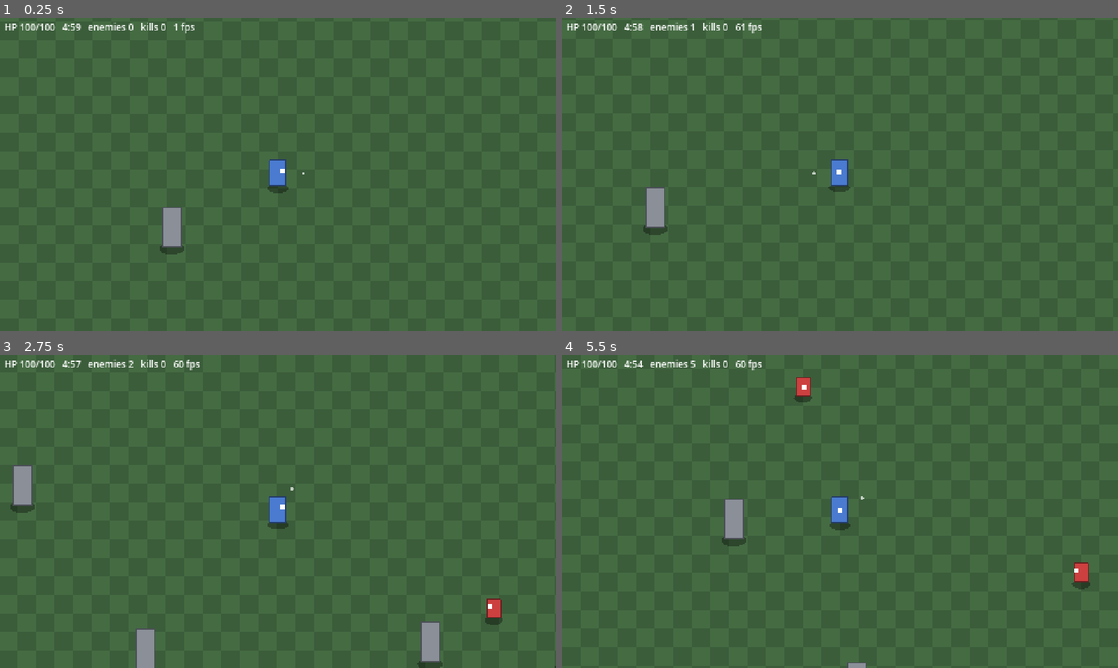
Above: before the commit, frames 1-4 (two rows, left to right).
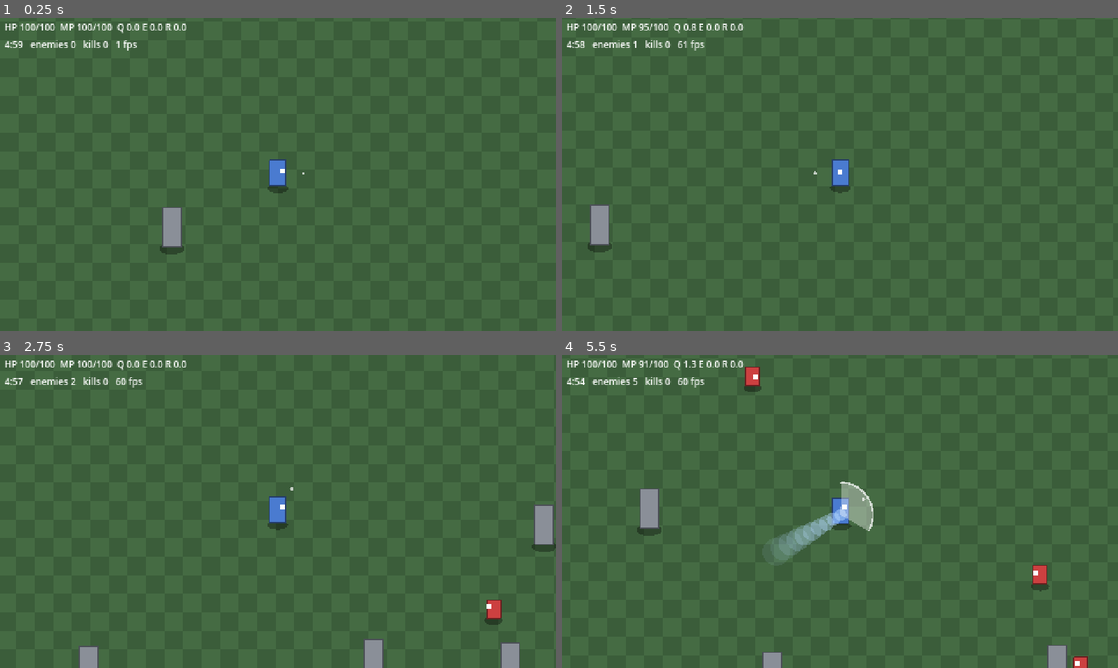
Above: after the commit, the same moments.

Repository: boki-io/game
Game: Godot game, scene res://scenes/main.tscn
Two runs of this game, one before a commit and one after it. Both use one fixed random seed, a clock stepped at 60 frames per second and the inputs below.
Inputs (mouse positions are in pixels of both pictures, inside the frame that each line leads up to):
- Up to frame 1 (0.25 s): no input
- Up to frame 2 (1.5 s): tap Enter (ui_accept) at 0.5, 0.77 s; move the mouse to (962, 158) at 0.52 s; hold D (move_right) 0.53-1.28 s; tap E (ability_e) at 0.6 s; tap Q (ability_q) at 0.8, 1.35 s; move the mouse to (728, 190) at 1.27 s; hold S (move_down) from 1.28 s (still down)
- Up to frame 3 (2.75 s): tap Enter (ui_accept) at 1.52 s; tap R (ability_r) at 1.55, 2.1 s; move the mouse to (333, 442) at 2.02 s; release S (move_down) at 2.03 s; hold D (move_right) from 2.03 s (still down); tap E (ability_e) at 2.3 s
- Up to frame 4 (5.5 s): move the mouse to (812, 574) at 2.77 s; release D (move_right) at 2.78 s; hold W (move_up) 2.78-3.53 s; tap E (ability_e) at 2.85, 4.55, 5.1 s; tap Enter (ui_accept) at 3.02, 3.77, 4.52 s; tap Q (ability_q) at 3.05, 3.6, 5.3 s; move the mouse to (1006, 558) at 3.52 s; hold A (move_left) 3.53-5.03 s; tap R (ability_r) at 3.8, 4.35 s; move the mouse to (673, 464) at 4.27 s; move the mouse to (867, 511) at 5.02 s; hold S (move_down) from 5.03 s (still down)

The runs differ from the first frame. In frame 1, 0.6% of the frame differs, in the area x 0-35%, y 1-11%; in frame 2, 1.8%; in frame 3, 3.7%; in frame 4, 4.7%, in the area x 0-95%, y 1-100%.

Commit message:
M4: ability framework, Stats, Mana, AbilityCaster, Dash & Slash on Q
Co-Authored-By: Claude Sonnet 5.5 <noreply@anthropic.com>

Diff:
--- /dev/null
+++ b/data/abilities/dash_slash.tres
@@ -0,0 +1,17 @@
+[gd_resource type="Resource" script_class="AbilityData" format=3]
+
+[ext_resource type="Script" path="res://scripts/abilities/ability_data.gd" id="1"]
+[ext_resource type="Script" path="res://scripts/abilities/dash_slash_behavior.gd" id="2"]
+
+[resource]
+script = ExtResource("1")
+id = &"dash"
+display_name = "Dash & Slash"
+cooldown = 1.5
+mana_cost = 10.0
+damage = 25.0
+range = 64.0
+radius = 28.0
+arc_degrees = 120.0
+duration = 0.15
+behavior = ExtResource("2")
--- a/data/abilities/slash.tres
+++ b/data/abilities/slash.tres
@@ -1,6 +1,7 @@
 [gd_resource type="Resource" script_class="AbilityData" format=3]
 
 [ext_resource type="Script" path="res://scripts/abilities/ability_data.gd" id="1"]
+[ext_resource type="Script" path="res://scripts/abilities/slash_behavior.gd" id="2"]
 
 [resource]
 script = ExtResource("1")
@@ -11,3 +12,4 @@
 damage = 10.0
 range = 40.0
 arc_degrees = 90.0
+behavior = ExtResource("2")
--- a/scenes/player.tscn
+++ b/scenes/player.tscn
@@ -6,8 +6,11 @@
 [ext_resource type="Script" path="res://scripts/systems/health.gd" id="4"]
 [ext_resource type="Script" path="res://scripts/systems/hurtbox.gd" id="5"]
 
-[ext_resource type="Script" path="res://scripts/player/basic_attack.gd" id="6"]
+[ext_resource type="Script" path="res://scripts/abilities/ability_caster.gd" id="6"]
 [ext_resource type="Resource" path="res://data/abilities/slash.tres" id="7"]
+[ext_resource type="Resource" path="res://data/abilities/dash_slash.tres" id="8"]
+[ext_resource type="Script" path="res://scripts/systems/stats.gd" id="9"]
+[ext_resource type="Script" path="res://scripts/systems/mana.gd" id="10"]
 
 [sub_resource type="CircleShape2D" id="1"]
 radius = 5.0
@@ -44,6 +47,13 @@
 position = Vector2(0, -8)
 shape = SubResource("2")
 
-[node name="BasicAttack" type="Node" parent="."]
+[node name="Stats" type="Node" parent="."]
+script = ExtResource("9")
+
+[node name="Mana" type="Node" parent="."]
+script = ExtResource("10")
+
+[node name="AbilityCaster" type="Node" parent="."]
 script = ExtResource("6")
-data = ExtResource("7")
+ability_auto = ExtResource("7")
+ability_q = ExtResource("8")
--- /dev/null
+++ b/scripts/abilities/ability_behavior.gd
@@ -0,0 +1,36 @@
+class_name AbilityBehavior
+extends RefCounted
+## Shape of an ability. Numbers come from AbilityData; the caster supplies modified values.
+## cast() starts it; the caster then calls update() every physics frame until it returns true.
+
+const ENEMY_RADIUS := 6.0  # added to reach so edge-touching enemies are hit
+
+var caster: AbilityCaster
+var data: AbilityData
+
+
+func cast(_caster: AbilityCaster, _aim: Vector2, _data: AbilityData) -> void:
+	pass
+
+
+## Return true when the ability is finished (the caster is busy until then).
+func update(_delta: float) -> bool:
+	return true
+
+
+## Cleanup. Called on normal completion and when the cast is cancelled (e.g. death).
+func finish() -> void:
+	pass
+
+
+## Damage every enemy in an arc not already in `already`. Returns the hit count.
+func hit_arc(origin: Vector2, dir: Vector2, reach: float, arc_rad: float, damage: float, already: Dictionary) -> int:
+	var hits := 0
+	for e in EnemyGrid.query(origin, reach + ENEMY_RADIUS):
+		if already.has(e):
+			continue
+		if absf(dir.angle_to(e.global_position - origin)) <= arc_rad / 2.0:
+			already[e] = true
+			e.take_damage(damage)
+			hits += 1
+	return hits
--- /dev/null
+++ b/scripts/abilities/ability_caster.gd
@@ -0,0 +1,147 @@
+class_name AbilityCaster
+extends Node
+## Owns cooldowns, checks mana, runs ability behaviors. One active cast at a time;
+## the auto Slash holds off while a Q/E/R cast is running.
+
+signal cast_started(slot: StringName, data: AbilityData)
+## reason is &"mana" or &"cooldown".
+signal cast_failed(slot: StringName, reason: StringName)
+
+const AUTO_TARGET_RANGE := 90.0
+const INPUT_BUFFER := 0.15  # seconds a press is remembered while another cast is running
+
+@export var ability_auto: AbilityData
+@export var ability_q: AbilityData
+@export var ability_e: AbilityData
+@export var ability_r: AbilityData
+
+var cooldowns: Dictionary = {&"auto": 0.0, &"q": 0.0, &"e": 0.0, &"r": 0.0}
+
+var _active: AbilityBehavior
+var _behaviors: Dictionary = {}  # slot -> AbilityBehavior
+var _buffered_slot: StringName = &""
+var _buffer_left := 0.0
+
+@onready var player: Player = get_parent()
+@onready var stats: Stats = player.get_node("Stats")
+@onready var mana: Mana = player.get_node("Mana")
+
+
+func _ready() -> void:
+	var input: PlayerInput = player.get_node("PlayerInput")
+	input.ability_pressed.connect(_on_ability_pressed)
+
+
+func is_busy() -> bool:
+	return _active != null
+
+
+## Stops the active cast and runs its cleanup (used on death).
+func cancel() -> void:
+	if _active:
+		_active.finish()
+		_active = null
+
+
+func slot_data(slot: StringName) -> AbilityData:
+	match slot:
+		&"auto":
+			return ability_auto
+		&"q":
+			return ability_q
+		&"e":
+			return ability_e
+		&"r":
+			return ability_r
+	return null
+
+
+## Modified stat for an ability, e.g. value(data, &"cooldown", data.cooldown).
+func value(data: AbilityData, stat: StringName, base: float) -> float:
+	return stats.value(StringName("%s.%s" % [data.id, stat]), base)
+
+
+func damage_of(data: AbilityData) -> float:
+	return value(data, &"damage", data.damage) * stats.value(&"damage", 1.0)
+
+
+func cooldown_of(data: AbilityData) -> float:
+	return value(data, &"cooldown", data.cooldown)
+
+
+func mana_cost_of(data: AbilityData) -> float:
+	return maxf(value(data, &"mana_cost", data.mana_cost), 0.0)
+
+
+func _physics_process(delta: float) -> void:
+	if player.dead:
+		return
+	for slot: StringName in cooldowns:
+		cooldowns[slot] = maxf(cooldowns[slot] - delta, 0.0)
+
+	if _active:
+		if _active.update(delta):
+			_active.finish()
+			_active = null
+
+	if _active == null:
+		if _buffer_left > 0.0:
+			_buffer_left -= delta
+			if _buffer_left > 0.0:
+				var slot := _buffered_slot
+				_buffered_slot = &""
+				_buffer_left = 0.0
+				_try_cast(slot)
+		if _active == null:
+			_auto_cast()
+
+
+func _on_ability_pressed(slot: StringName) -> void:
+	if player.dead:
+		return
+	if _active:
+		_buffered_slot = slot
+		_buffer_left = INPUT_BUFFER
+		return
+	_try_cast(slot)
+
+
+func _try_cast(slot: StringName) -> void:
+	var data := slot_data(slot)
+	if data == null or data.behavior == null:
+		return
+	if cooldowns[slot] > 0.0:
+		cast_failed.emit(slot, &"cooldown")
+		return
+	if not mana.can_afford(mana_cost_of(data)):
+		cast_failed.emit(slot, &"mana")
+		return
+	_begin(slot, data, player.player_input.aim_vector)
+
+
+func _auto_cast() -> void:
+	if ability_auto == null or cooldowns[&"auto"] > 0.0:
+		return
+	var target := EnemyGrid.nearest(player.global_position, AUTO_TARGET_RANGE)
+	if target == null:
+		return
+	var dir := (target.global_position - player.global_position).normalized()
+	_begin(&"auto", ability_auto, dir)
+
+
+func _begin(slot: StringName, data: AbilityData, aim: Vector2) -> void:
+	var cost := mana_cost_of(data)
+	if cost > 0.0:
+		mana.spend(cost)
+	cooldowns[slot] = cooldown_of(data)
+	player.face_towards(aim, 0.25)
+	cast_started.emit(slot, data)
+	if not _behaviors.has(slot):
+		_behaviors[slot] = data.behavior.new()
+	var behavior: AbilityBehavior = _behaviors[slot]
+	behavior.cast(self, aim, data)
+	# Instant abilities finish in their first update; the rest keep the caster busy.
+	if behavior.update(0.0):
+		behavior.finish()
+	else:
+		_active = behavior
--- a/scripts/abilities/ability_data.gd
+++ b/scripts/abilities/ability_data.gd
@@ -11,5 +11,6 @@
 @export var radius: float = 32.0  # px (AoE / spin / slam)
 @export var arc_degrees: float = 90.0  # arc width for slashes
 @export var windup: float = 0.0  # seconds before the hit lands
+@export var duration: float = 0.0  # seconds the cast lasts (dash time, spin time)
 @export var behavior: Script  # e.g. DashSlashBehavior
 @export var sfx: AudioStream
--- /dev/null
+++ b/scripts/abilities/dash_slash_behavior.gd
@@ -0,0 +1,79 @@
+class_name DashSlashBehavior
+extends AbilityBehavior
+## Short invulnerable dash toward the aim, damaging everything along the path,
+## finishing with a small slash arc.
+
+const PATH_WIDTH := 10.0
+
+var _aim := Vector2.RIGHT
+var _elapsed := 0.0
+var _distance := 0.0
+var _speed := 0.0
+var _traveled := 0.0
+var _final := false
+var _last := Vector2.ZERO
+var _hit: Dictionary = {}
+
+
+func cast(c: AbilityCaster, aim: Vector2, d: AbilityData) -> void:
+	caster = c
+	data = d
+	_aim = aim
+	_elapsed = 0.0
+	_traveled = 0.0
+	_final = false
+	_hit.clear()
+	var player := caster.player
+	_last = player.global_position
+	_distance = caster.value(d, &"range", d.range)
+	_speed = _distance / d.duration
+	player.velocity_override = aim * _speed
+	player.override_active = true
+	player.hurtbox.invulnerable = true
+	player.face_towards(aim, d.duration + 0.15)
+
+
+func update(delta: float) -> bool:
+	var player := caster.player
+	var pos := player.global_position
+	_hit_path(_last, pos)
+	_traveled += pos.distance_to(_last)
+	_last = pos
+	_elapsed += delta
+	var fx := Effects.get_for(caster)
+	if fx:
+		fx.puff(pos + Vector2(0, -8), Color(0.7, 0.85, 1.0))
+	if _final or _elapsed >= data.duration * 2.0:  # the 2x guard ends a dash blocked by a wall
+		_finish_slash(pos, fx)
+		return true
+	# On the frame that would overshoot, step exactly the remaining distance.
+	if delta > 0.0 and _distance - _traveled <= _speed * delta + 0.01:
+		caster.player.velocity_override = _aim * maxf(_distance - _traveled, 0.0) / delta
+		_final = true
+	return false
+
+
+func finish() -> void:
+	var player := caster.player
+	player.override_active = false
+	player.hurtbox.invulnerable = false
+
+
+func _hit_path(from: Vector2, to: Vector2) -> void:
+	var damage := caster.damage_of(data)
+	var mid := (from + to) / 2.0
+	for e in EnemyGrid.query(mid, from.distance_to(to) / 2.0 + PATH_WIDTH + ENEMY_RADIUS):
+		if _hit.has(e):
+			continue
+		var closest := Geometry2D.get_closest_point_to_segment(e.global_position, from, to)
+		if closest.distance_to(e.global_position) <= PATH_WIDTH:
+			_hit[e] = true
+			e.take_damage(damage)
+
+
+func _finish_slash(pos: Vector2, fx: Effects) -> void:
+	var arc := deg_to_rad(data.arc_degrees)
+	var reach := caster.value(data, &"radius", data.radius)
+	hit_arc(pos, _aim, reach, arc, caster.damage_of(data), _hit)
+	if fx:
+		fx.slash_arc(pos + Vector2(0, -8), _aim, reach, arc)
--- /dev/null
+++ b/scripts/abilities/slash_behavior.gd
@@ -0,0 +1,15 @@
+class_name SlashBehavior
+extends AbilityBehavior
+## Instant arc in front of the player.
+
+
+func cast(c: AbilityCaster, aim: Vector2, d: AbilityData) -> void:
+	caster = c
+	data = d
+	var origin := caster.player.global_position
+	var reach := caster.value(d, &"range", d.range)
+	var arc := deg_to_rad(caster.value(d, &"arc_degrees", d.arc_degrees))
+	hit_arc(origin, aim, reach, arc, caster.damage_of(d), {})
+	var fx := Effects.get_for(caster)
+	if fx:
+		fx.slash_arc(origin + Vector2(0, -8), aim, reach, arc)
--- a/scripts/player/basic_attack.gd
+++ /dev/null
@@ -1,39 +0,0 @@
-class_name BasicAttack
-extends Node
-## Auto Slash: targets the closest enemy within TARGET_RANGE and cuts an arc toward it.
-## Folded into AbilityCaster in M4.
-
-const TARGET_RANGE := 90.0
-const ENEMY_RADIUS := 6.0  # added to the slash range so edge-touching enemies are hit
-const FACE_TIME := 0.25
-
-@export var data: AbilityData
-
-var _cooldown := 0.0
-
-@onready var player: Player = get_parent()
-
-
-func _physics_process(delta: float) -> void:
-	_cooldown -= delta
-	if _cooldown > 0.0 or player.dead:
-		return
-	var target := EnemyGrid.nearest(player.global_position, TARGET_RANGE)
-	if target == null:
-		return
-	var dir := (target.global_position - player.global_position).normalized()
-	_cooldown = data.cooldown
-	player.face_towards(dir, FACE_TIME)
-	_slash(dir)
-
-
-func _slash(dir: Vector2) -> void:
-	var origin := player.global_position
-	var half_arc := deg_to_rad(data.arc_degrees) / 2.0
-	for enemy in EnemyGrid.query(origin, data.range + ENEMY_RADIUS):
-		var to_enemy := enemy.global_position - origin
-		if absf(dir.angle_to(to_enemy)) <= half_arc:
-			enemy.take_damage(data.damage)
-	var fx := Effects.get_for(self)
-	if fx:
-		fx.slash_arc(origin + Vector2(0, -8), dir, data.range, deg_to_rad(data.arc_degrees))
--- a/scripts/player/player.gd
+++ b/scripts/player/player.gd
@@ -8,6 +8,11 @@
 
 var facing := Vector2.RIGHT
 var dead := false
+## Set by abilities that take over movement (dash). Walls still apply.
+var override_active := false
+var velocity_override := Vector2.ZERO
+## Multiplier on walking speed (spin slows the player).
+var speed_scale := 1.0
 
 var _face_dir := Vector2.RIGHT
 var _face_time := 0.0
@@ -16,6 +21,9 @@
 @onready var sprite: Node2D = $Sprite
 @onready var health: Health = $Health
 @onready var hurtbox: Hurtbox = $Hurtbox
+@onready var stats: Stats = $Stats
+@onready var mana: Mana = $Mana
+@onready var caster: AbilityCaster = $AbilityCaster
 
 
 func _ready() -> void:
@@ -33,7 +41,10 @@
 	if dead:
 		return
 	var move := player_input.move_vector
-	velocity = move * move_speed
+	if override_active:
+		velocity = velocity_override
+	else:
+		velocity = move * stats.value(&"move_speed", move_speed) * speed_scale
 	move_and_slide()
 	if move != Vector2.ZERO:
 		facing = move.normalized()
@@ -55,6 +66,7 @@
 
 func _on_died() -> void:
 	dead = true
+	caster.cancel()
 	velocity = Vector2.ZERO
 	sprite.modulate = Color(0.4, 0.4, 0.4)
 	hurtbox.set_deferred("monitorable", false)
--- a/scripts/player/player_input.gd
+++ b/scripts/player/player_input.gd
@@ -3,6 +3,9 @@
 ## Turns device input into move_vector and aim_vector. Combat code reads only these.
 ## device_id: -1 = keyboard and mouse, 0+ = that gamepad.
 
+signal ability_pressed(slot: StringName)
+
+const TRIGGER_THRESHOLD := 0.5
 const MOVE_DEADZONE := 0.2
 const STICK_DEADZONE := 0.25
 
@@ -16,12 +19,38 @@
 var _has_aim_input := false
 var _mouse_active := false
 var _last_mouse_screen := Vector2.INF
+var _pad_prev: Dictionary = {}  # slot -> bool, for gamepad edge detection
 
 
 func _physics_process(_delta: float) -> void:
 	var pad := _active_pad()
 	move_vector = _read_move(pad)
 	_update_aim(pad)
+	_poll_abilities(pad)
+
+
+func _poll_abilities(pad: int) -> void:
+	for slot: StringName in [&"q", &"e", &"r"]:
+		var pressed := false
+		if device_id == -1 and Input.is_action_just_pressed(StringName("ability_%s" % slot)):
+			pressed = true
+		if pad >= 0:
+			var down := _pad_down(pad, slot)
+			if down and not _pad_prev.get(slot, false):
+				pressed = true
+			_pad_prev[slot] = down
+		if pressed:
+			ability_pressed.emit(slot)
+
+
+func _pad_down(pad: int, slot: StringName) -> bool:
+	match slot:
+		&"q":
+			return Input.is_joy_button_pressed(pad, JOY_BUTTON_X)
+		&"e":
+			return Input.is_joy_button_pressed(pad, JOY_BUTTON_Y)
+		_:
+			return Input.get_joy_axis(pad, JOY_AXIS_TRIGGER_RIGHT) > TRIGGER_THRESHOLD
 
 
 func _active_pad() -> int:
--- /dev/null
+++ b/scripts/systems/mana.gd
@@ -0,0 +1,43 @@
+class_name Mana
+extends Node
+
+signal changed(current: float, maximum: float)
+
+@export var base_max: float = 100.0
+@export var base_regen: float = 8.0  # per second
+
+var current := 0.0
+
+@onready var stats: Stats = get_parent().get_node("Stats")
+
+
+func _ready() -> void:
+	current = max_mana()
+	changed.emit(current, current)
+
+
+func max_mana() -> float:
+	return stats.value(&"max_mana", base_max)
+
+
+func regen() -> float:
+	return stats.value(&"mana_regen", base_regen)
+
+
+func can_afford(cost: float) -> bool:
+	return current >= cost
+
+
+func spend(cost: float) -> void:
+	current = maxf(current - cost, 0.0)
+	changed.emit(current, max_mana())
+
+
+func gain(amount: float) -> void:
+	current = minf(current + amount, max_mana())
+	changed.emit(current, max_mana())
+
+
+func _physics_process(delta: float) -> void:
+	if current < max_mana():
+		gain(regen() * delta)
--- /dev/null
+++ b/scripts/systems/stats.gd
@@ -0,0 +1,29 @@
+class_name Stats
+extends Node
+## Base values plus modifiers. Upgrades write here; they never edit the .tres files.
+## Keys: global ("damage", "move_speed", "max_mana", ...) or per ability ("dash.cooldown").
+## value() = (base + adds) * mults, so percent bonuses stack multiplicatively.
+
+var _adds: Dictionary = {}
+var _mults: Dictionary = {}
+var _flags: Dictionary = {}
+
+
+func value(key: StringName, base: float) -> float:
+	return (base + _adds.get(key, 0.0)) * _mults.get(key, 1.0)
+
+
+func add(key: StringName, amount: float) -> void:
+	_adds[key] = _adds.get(key, 0.0) + amount
+
+
+func multiply(key: StringName, factor: float) -> void:
+	_mults[key] = _mults.get(key, 1.0) * factor
+
+
+func set_flag(key: StringName, on: bool = true) -> void:
+	_flags[key] = on
+
+
+func has_flag(key: StringName) -> bool:
+	return _flags.get(key, false)
--- a/scripts/ui/dev_readout.gd
+++ b/scripts/ui/dev_readout.gd
@@ -9,5 +9,11 @@
 	var player: Player = PlayerRegistry.players[0] if not PlayerRegistry.players.is_empty() else null
 	var hp := "-" if player == null else "%d/%d" % [player.health.current, player.health.max_health]
 	var remaining := maxf(RunManager.RUN_DURATION - run_manager.elapsed, 0.0)
-	text = "HP %s   %d:%02d   enemies %d   kills %d   %d fps" % [
-		hp, int(remaining) / 60, int(remaining) % 60, spawn_director.alive, run_manager.kills, Engine.get_frames_per_second()]
+	var mp := "-"
+	var cds := ""
+	if player:
+		mp = "%d/%d" % [player.mana.current, player.mana.max_mana()]
+		for slot: StringName in [&"q", &"e", &"r"]:
+			cds += " %s %.1f" % [slot.to_upper(), player.caster.cooldowns[slot]]
+	text = "HP %s  MP %s %s\n%d:%02d   enemies %d   kills %d   %d fps" % [
+		hp, mp, cds, int(remaining) / 60, int(remaining) % 60, spawn_director.alive, run_manager.kills, Engine.get_frames_per_second()]
Not shown, added: scripts/abilities/ability_behavior.gd.uid
Not shown, added: scripts/abilities/ability_caster.gd.uid
Not shown, added: scripts/abilities/dash_slash_behavior.gd.uid
Not shown, added: scripts/abilities/slash_behavior.gd.uid
Not shown, added: scripts/systems/mana.gd.uid
Not shown, added: scripts/systems/stats.gd.uid
